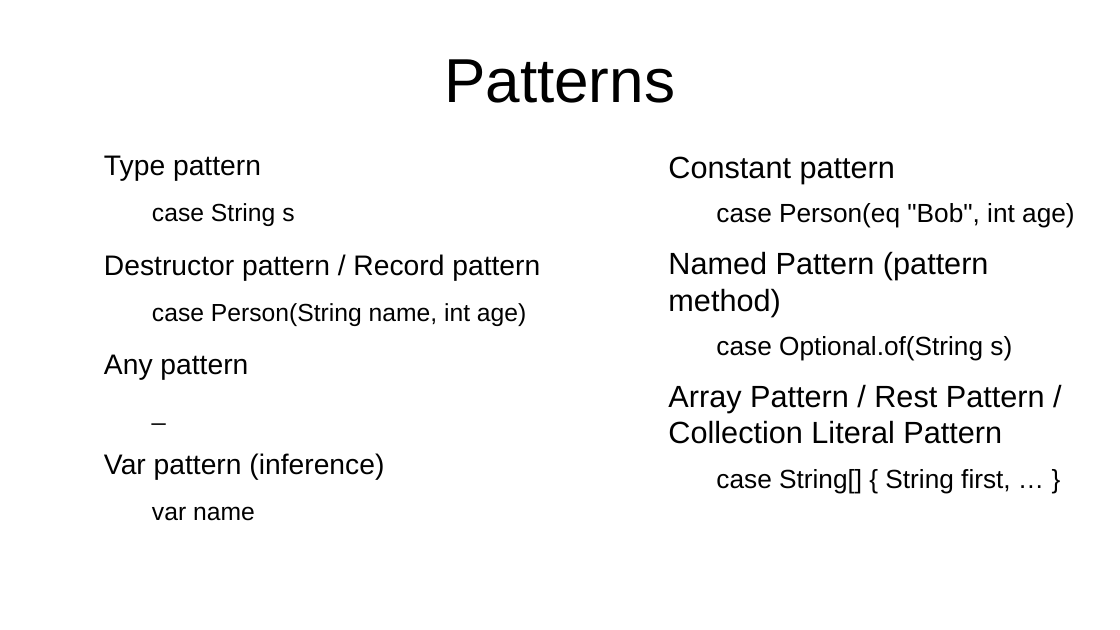
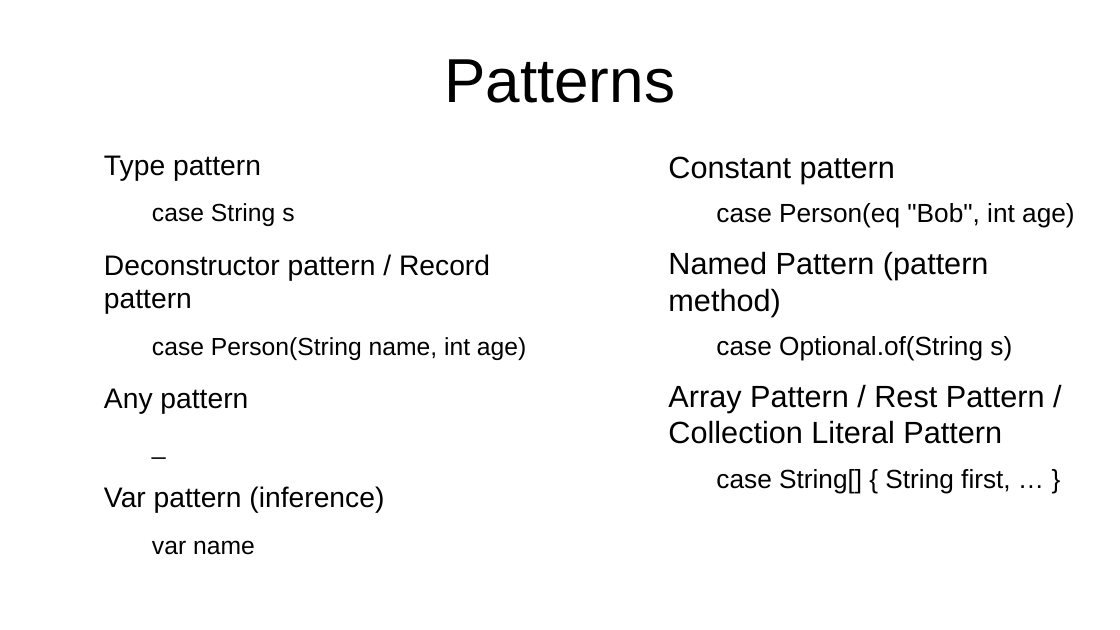
Before and after one commit to forax/dop-examples, a slide deck: slide 27 of data first programming.odp. Drawn at 1120x630 pixels with LibreOffice and Linux fonts; fonts in the diff are those of the drawing. Boxes give left, top, right and bottom in pixels: in the first picture for what was removed or moved away, otherwise in the second. Text is boxed around its words. In the diff, an @@ line names an element or a change of style, - is before the commit and + after.

```diff
--- a/data first programming.odp
+++ b/data first programming.odp
@@ text at (104,254,490,314): text changed @@
-Destructor pattern / Record pattern
+Deconstructor pattern / Record pattern
```
Also in this commit, not shown: 8 other slides changed, 11 other files.
